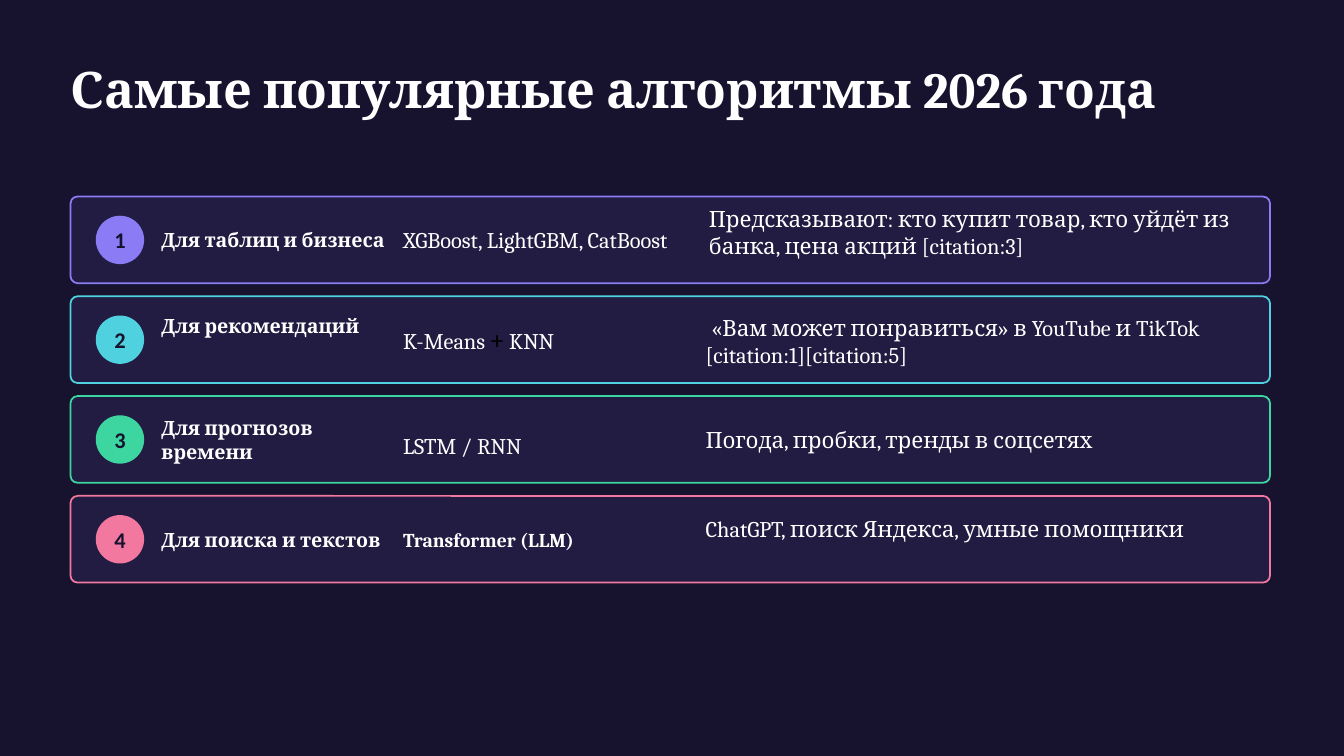
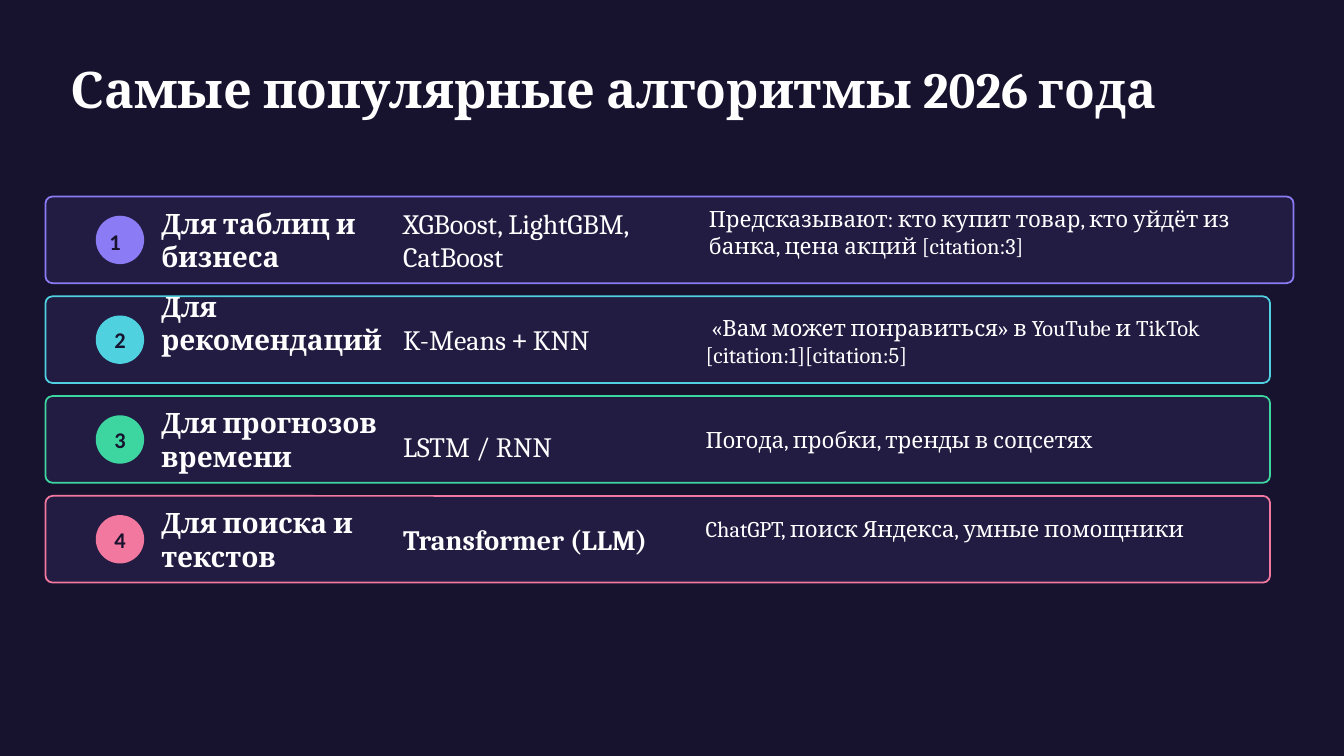
Before and after one commit to MuhammadMusa1/Pulotovschool, a slide deck: slide 9 of 10 класс/urok1/Презентация_занятие1_финал.pptx. Drawn at 1344x756 pixels with LibreOffice and Linux fonts; fonts in the diff are those of the drawing. Boxes give left, top, right and bottom in pixels: in the first picture for what was removed or moved away, otherwise in the second. Text is boxed around its words. In the diff, an @@ line names an element or a change of style, - is before the commit and + after.

```diff
--- a/10 класс/urok1/Презентация_занятие1_финал.pptx
+++ b/10 класс/urok1/Презентация_занятие1_финал.pptx
@@ rounded rectangle: place and size @@
-rounded rectangle at (71,197,1270,283)
+rounded rectangle at (45,197,1294,283)
@@ text "XGBoost, LightGBM, CatBoost" at (403,214,629,268): size 16 to 20 pt @@
@@ text "1": place and size @@
-text "1" at (114,233,125,248)
+text "1" at (109,235,120,250)
@@ rounded rectangle: place and size @@
-rounded rectangle at (71,296,1270,383)
+rounded rectangle at (45,296,1270,383)
@@ text "K-Means + KNN" at (403,331,589,350): size 16 to 20 pt; size 18 to 20 pt, text colour #000000 to #FFFFFF in "+" @@
@@ rounded rectangle: place and size @@
-rounded rectangle at (71,396,1270,483)
+rounded rectangle at (45,396,1270,483)
@@ text "LSTM / RNN" at (403,438,552,457): size 16 to 20 pt @@
@@ rounded rectangle: place and size @@
-rounded rectangle at (71,496,1270,583)
+rounded rectangle at (45,496,1270,583)
@@ size 14 to 20 pt in 5 elements at (161,212,355,268), (161,295,382,357), (161,413,377,474), (161,513,352,568), (403,530,647,555) @@
```
Also in this commit, not shown: 16 other slides changed, 5 other files.
